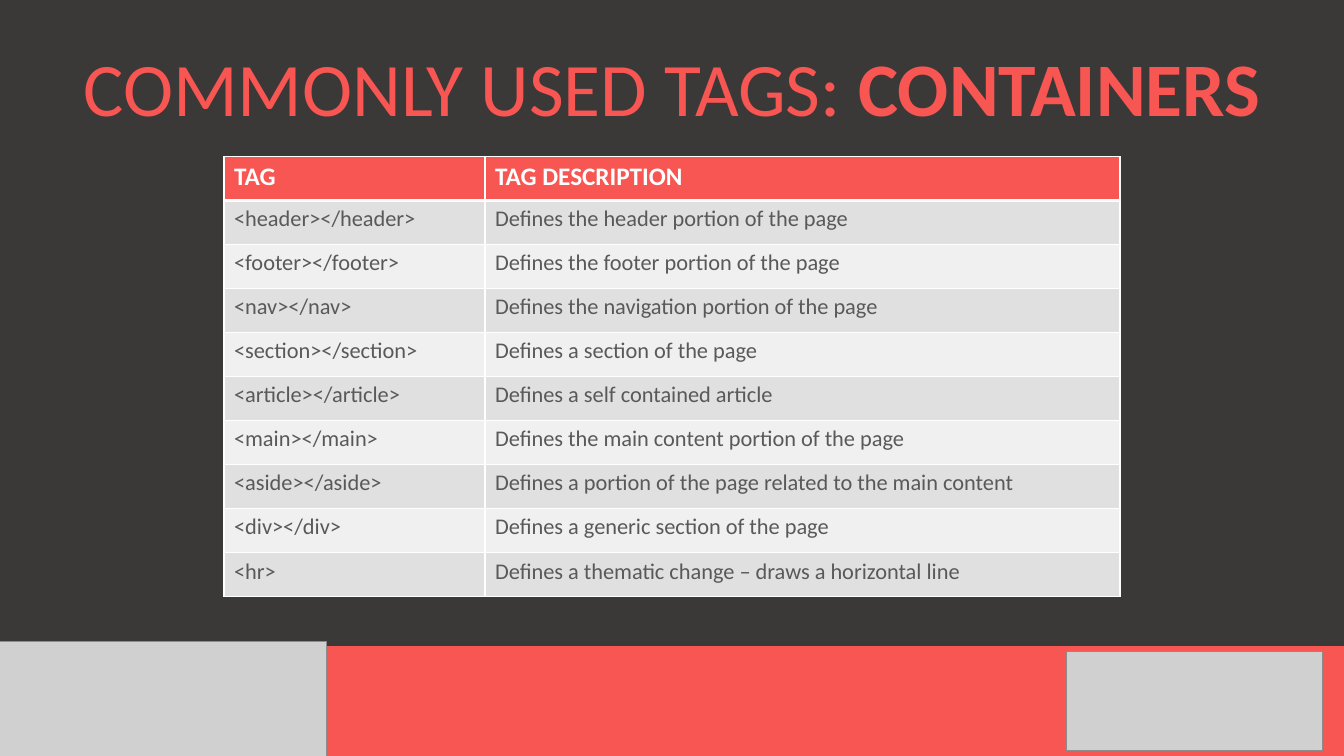
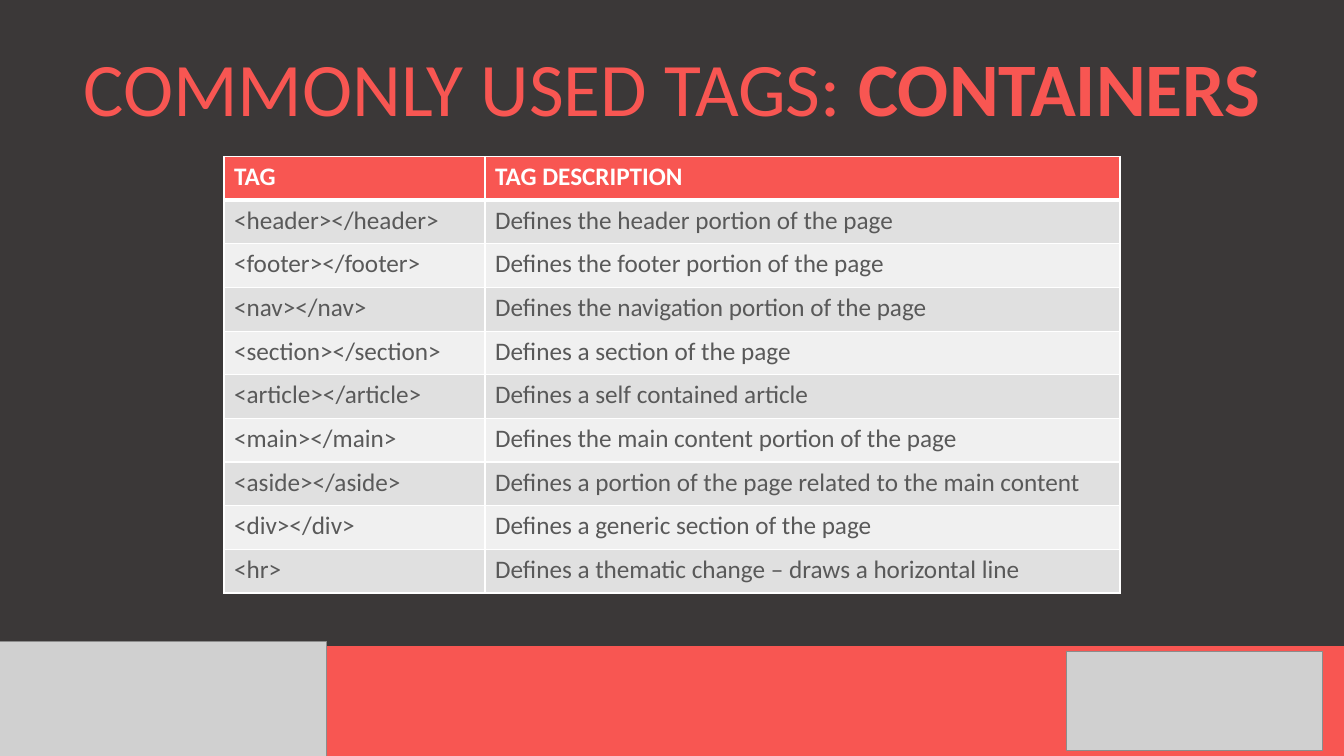
Before and after one commit to mleisegang/GirlCode_2017_HtmlCss, a slide deck: slide 9 of HTML Girl Code.pptx. Drawn at 1344x756 pixels with LibreOffice and Linux fonts; fonts in the diff are those of the drawing; grey boxes stand for pictures. Boxes give left, top, right and bottom in pixels: in the first picture for what was removed or moved away, otherwise in the second. Text is boxed around its words. In the diff, an @@ line names an element or a change of style, - is before the commit and + after.

```diff
--- a/HTML Girl Code.pptx
+++ b/HTML Girl Code.pptx
@@ table at (224,156,1120,593) @@
@@ size 16 to 18 pt @@
```
Also in this commit, not shown: 12 other slides changed, 3 slides added, 2 slides removed.
